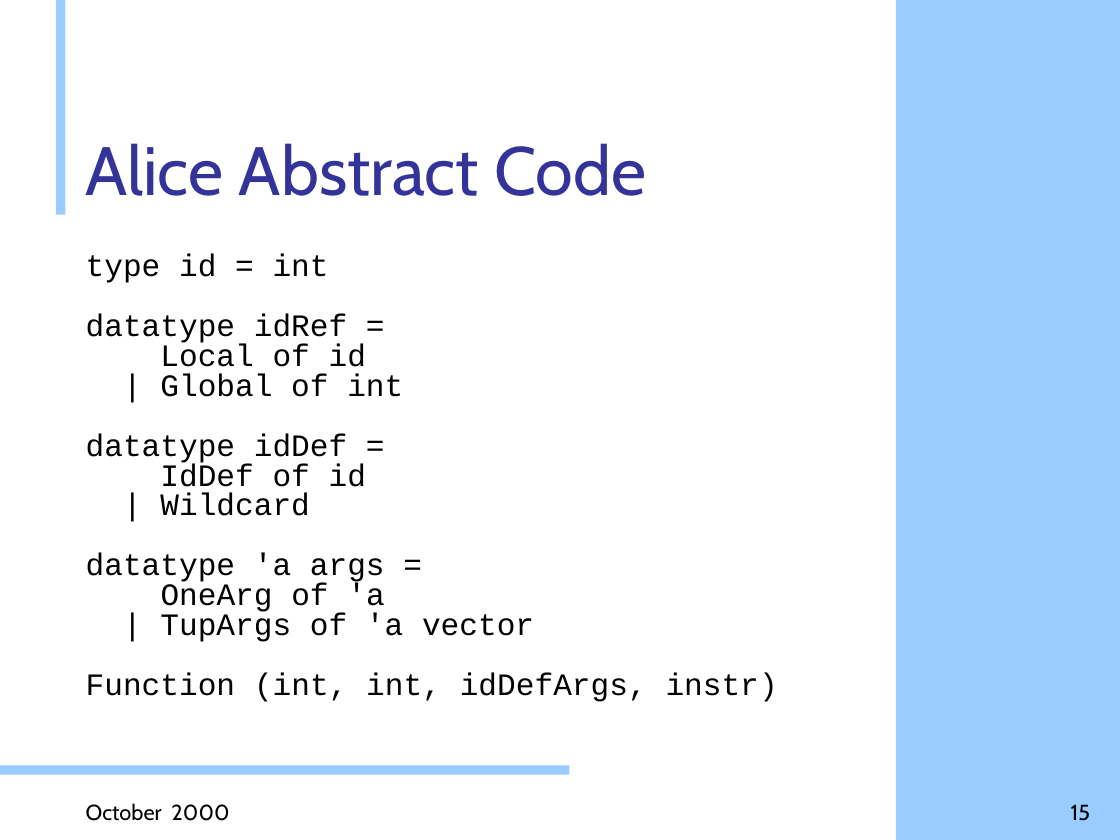
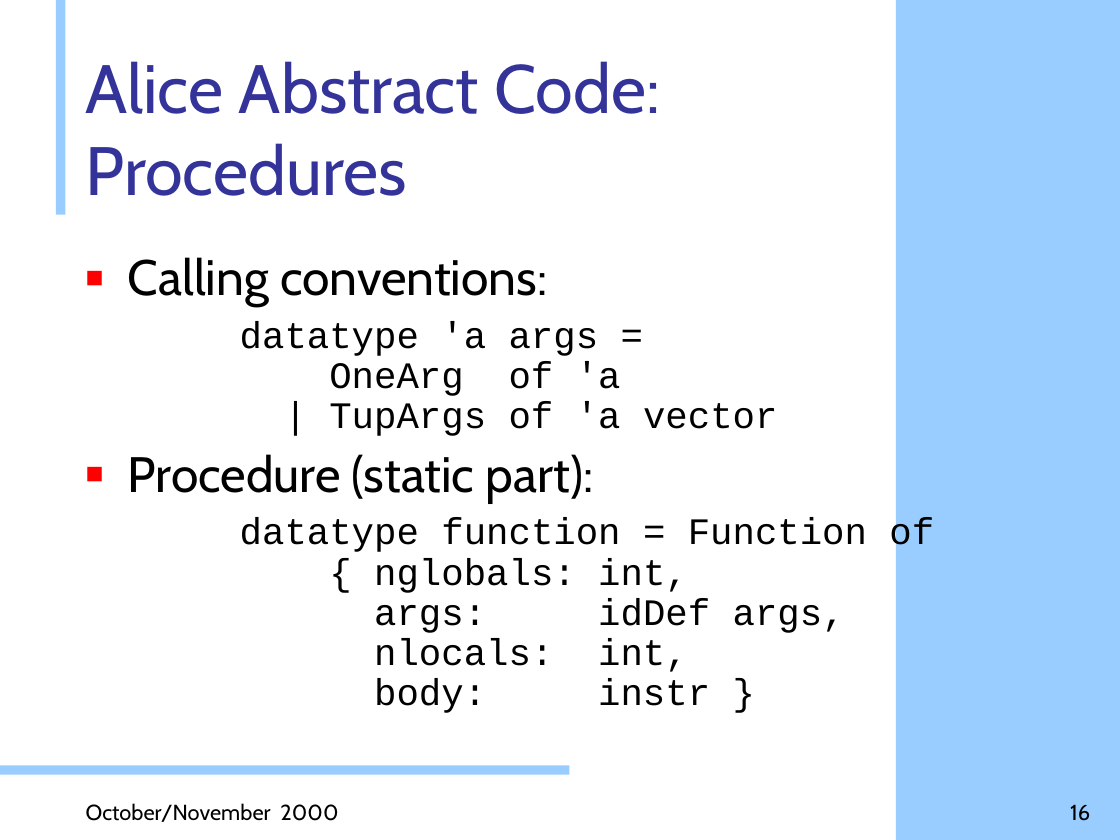
Before and after one commit to doublec/aliceml-abandoned, a slide deck: slide 16 of doc/presentations/Stockwerk Design.ppt (slide 15 before the commit). Drawn at 1120x840 pixels with LibreOffice and Linux fonts; fonts in the diff are those of the drawing; background and template pictures are left out. Boxes give left, top, right and bottom in pixels: in the first picture for what was removed or moved away, otherwise in the second. Text is boxed around its words. In the diff, an @@ line names an element or a change of style, - is before the commit and + after.

```diff
--- a/doc/presentations/Stockwerk Design.ppt
+++ b/doc/presentations/Stockwerk Design.ppt
@@ title at (86, 61, 660, 196): text changed @@
-Alice Abstract Code
+Alice Abstract Code: Procedures
@@ text at (128, 257, 934, 713): text changed; size 20 to 24 pt @@
-type id = int
-datatype idRef =
-Local of id
-| Global of int
-datatype idDef =
-IdDef of id
-| Wildcard
-datatype 'a args =
-OneArg of 'a
-| TupArgs of 'a vector
-Function (int, int, idDefArgs, instr)
+■ Calling conventions:
+datatype 'a args =
+OneArg of 'a
+| TupArgs of 'a vector
+■ Procedure (static part):
+datatype function = Function of
+{ nglobals: int,
+args: idDef args,
+nlocals: int,
+body: instr }
@@ text at (86, 803, 338, 822): text changed @@
-October 2000
+October/November 2000
@@ page number at (1070, 804, 1090, 821): text changed @@
-15
+16
```
Also in this commit, not shown: 17 other slides changed, 2 slides added.
